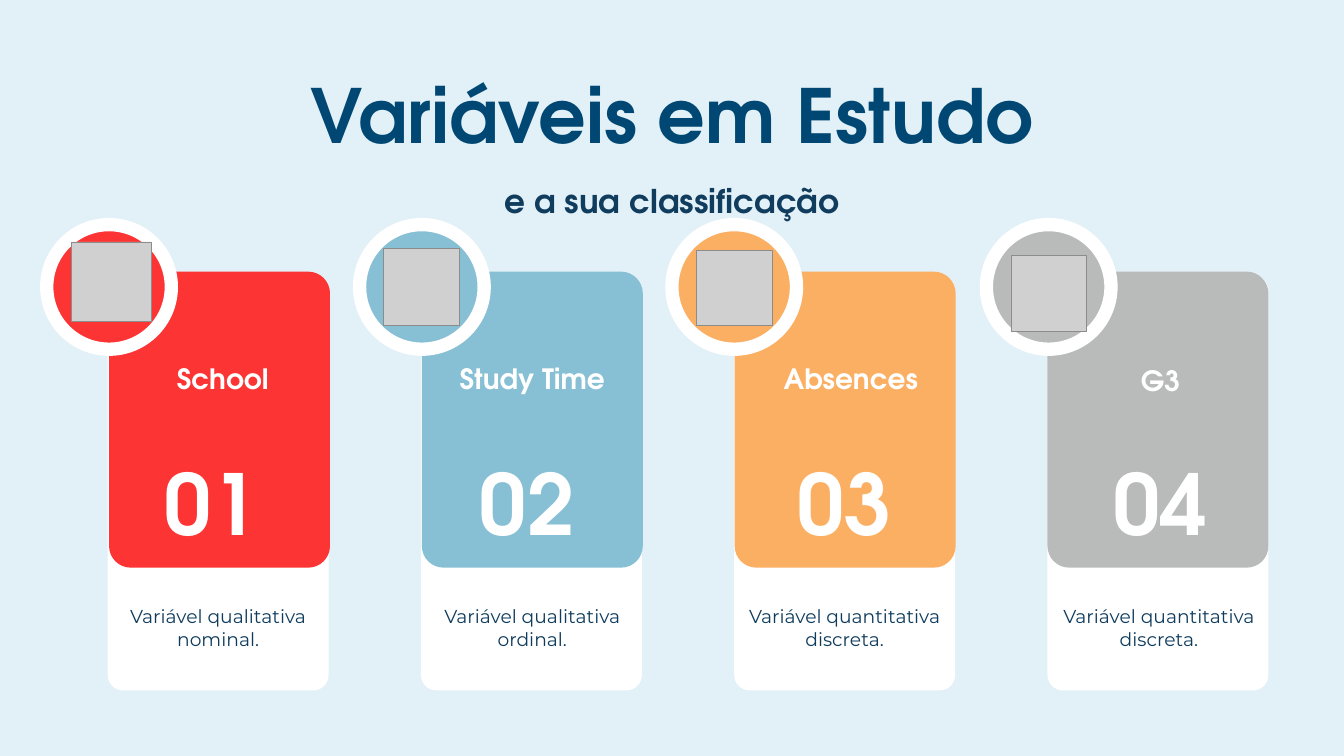
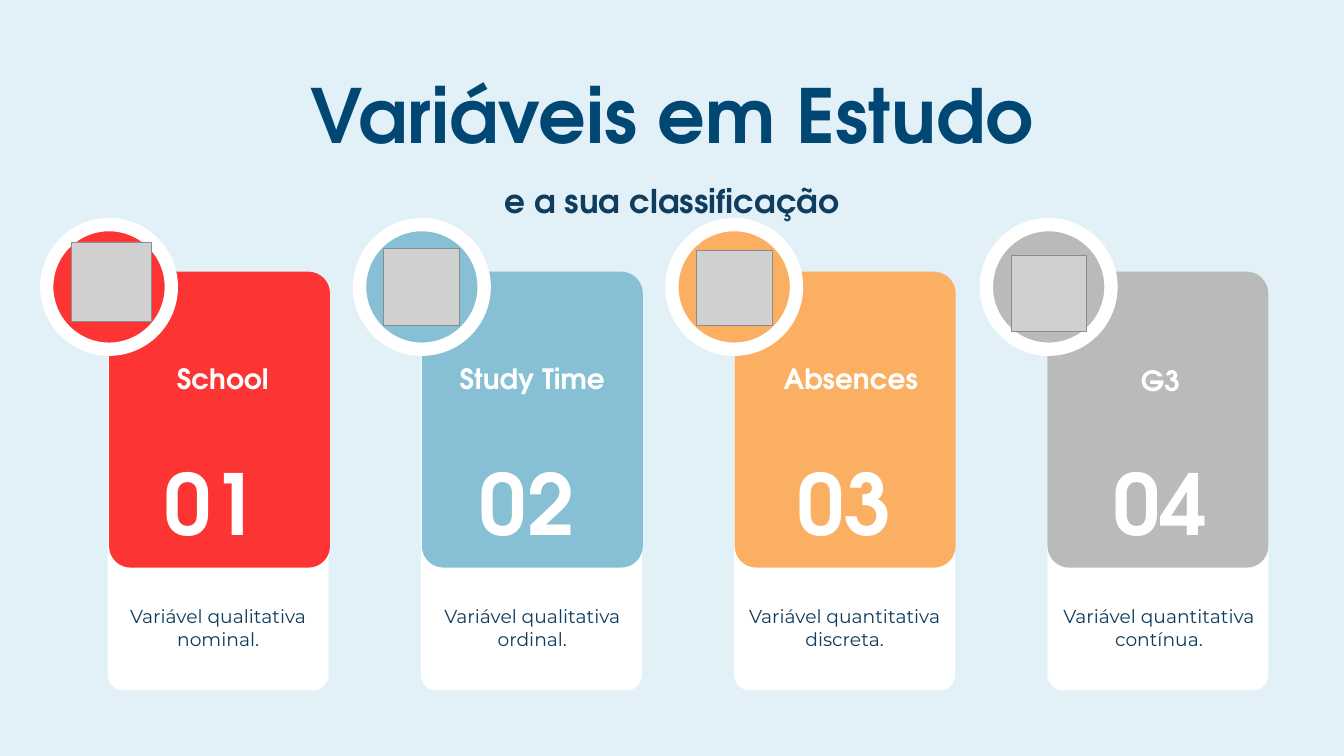
Before and after one commit to 202100067LucasAlmeida/ME-Project-24-25, a slide deck: slide 2 of fase1_apresentação.pptx. Drawn at 1344x756 pixels with LibreOffice and Linux fonts; fonts in the diff are those of the drawing; grey boxes stand for pictures. Boxes give left, top, right and bottom in pixels: in the first picture for what was removed or moved away, otherwise in the second. Text is boxed around its words. In the diff, an @@ line names an element or a change of style, - is before the commit and + after.

```diff
--- a/fase1_apresentação.pptx
+++ b/fase1_apresentação.pptx
@@ text at (x1=1063, y1=609, x2=1255, y2=646): text changed @@
-Variável quantitativa discreta.
+Variável quantitativa contínua.
```
Also in this commit, not shown: 1 other slide changed, 1 other file.
